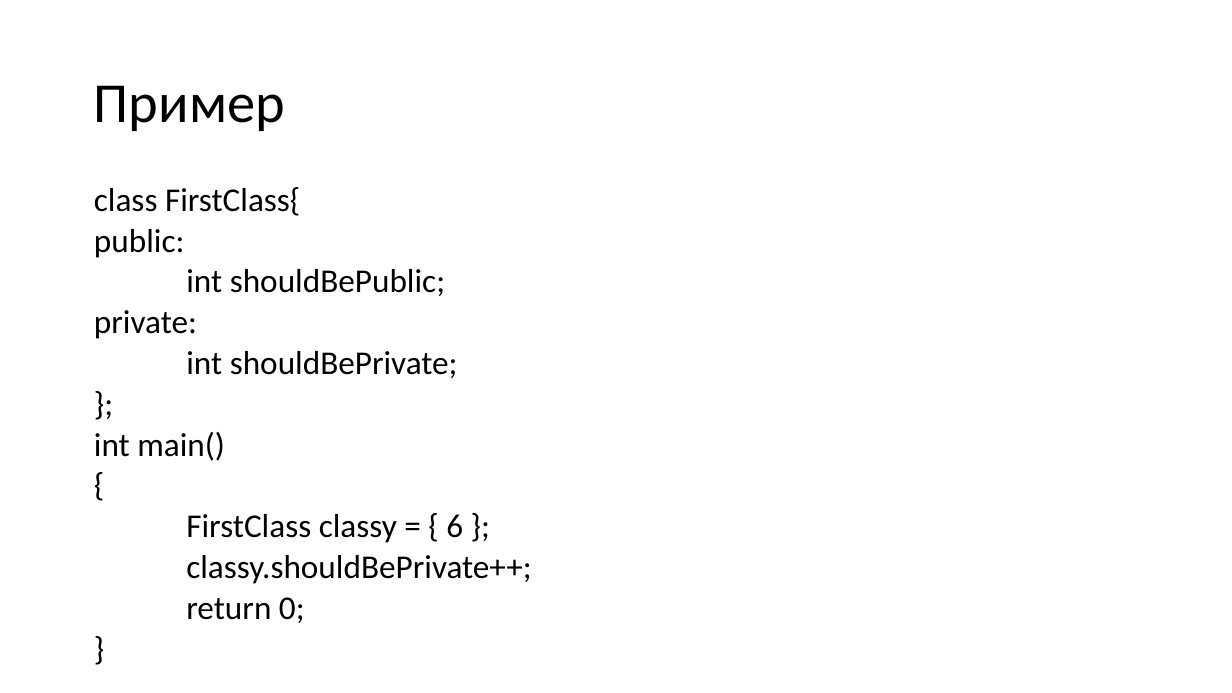
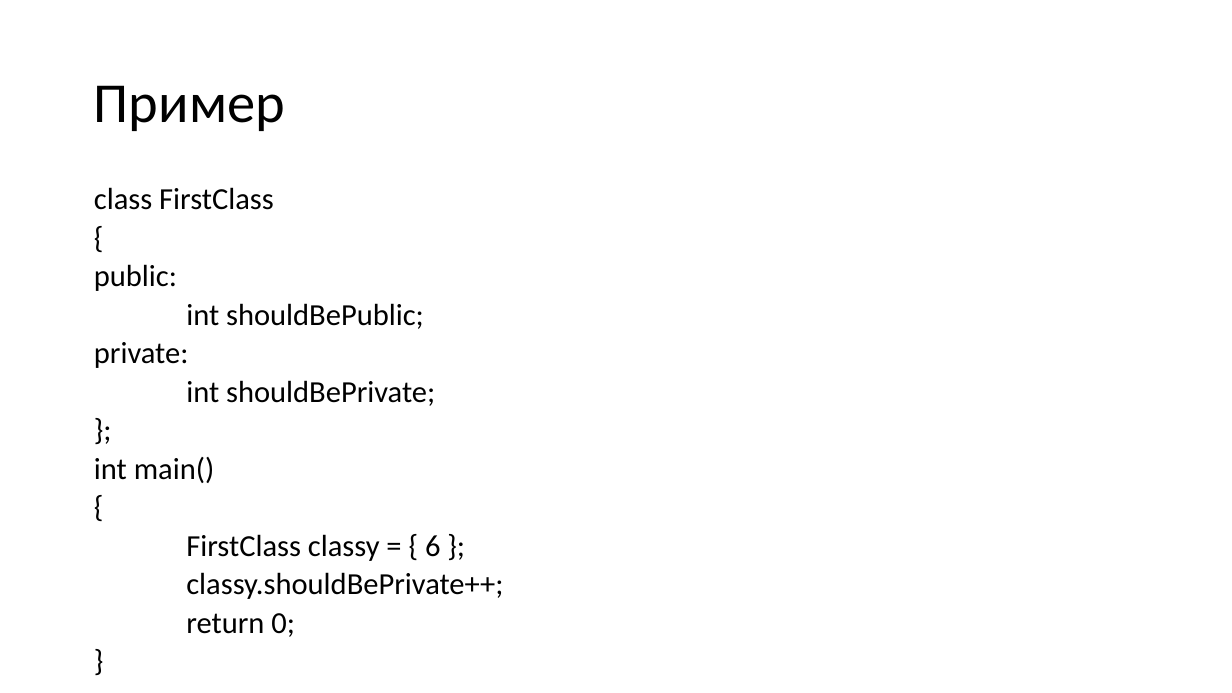
Before and after one commit to Mapmo/Uni-CPP, a slide deck: slide 64 of Object-Oriented Programming/Consultation1/Consultation1.pptx. Drawn at 1232x693 pixels with LibreOffice and Linux fonts; fonts in the diff are those of the drawing. Boxes give left, top, right and bottom in pixels: in the first picture for what was removed or moved away, otherwise in the second. Text is boxed around its words. In the diff, an @@ line names an element or a change of style, - is before the commit and + after.

```diff
--- a/Object-Oriented Programming/Consultation1/Consultation1.pptx
+++ b/Object-Oriented Programming/Consultation1/Consultation1.pptx
@@ text at [94, 187, 274, 210]: text changed; size 25.9 to 23.8 pt @@
-class FirstClass{
+class FirstClass
+{
@@ text at [94, 264, 503, 637]: size 25.9 to 23.8 pt in "public:", "int shouldBePublic;", "private:", "int shouldBePrivate;" and 7 more places @@
```
Also in this commit, not shown: 6 other slides changed, 2 other files.
